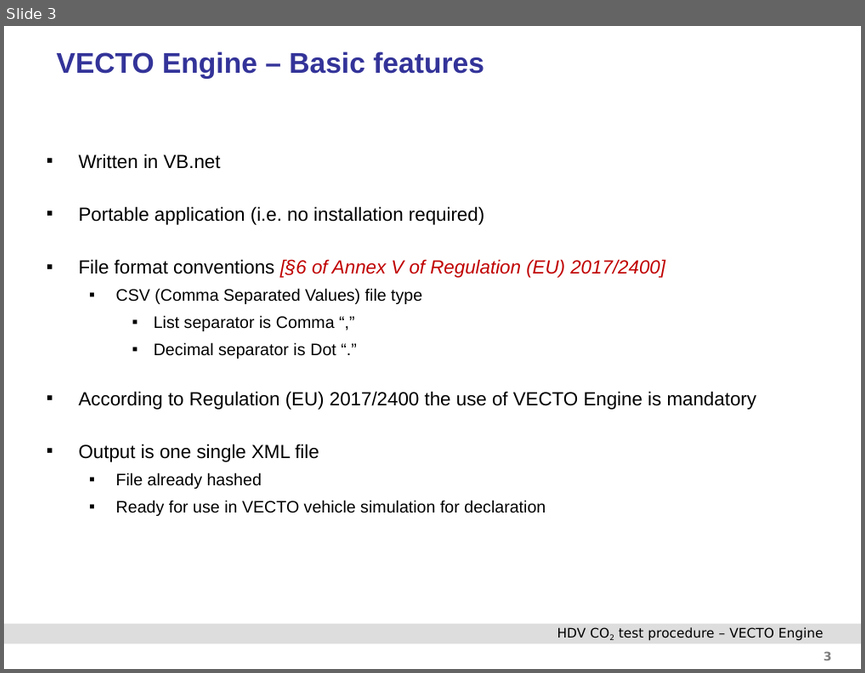
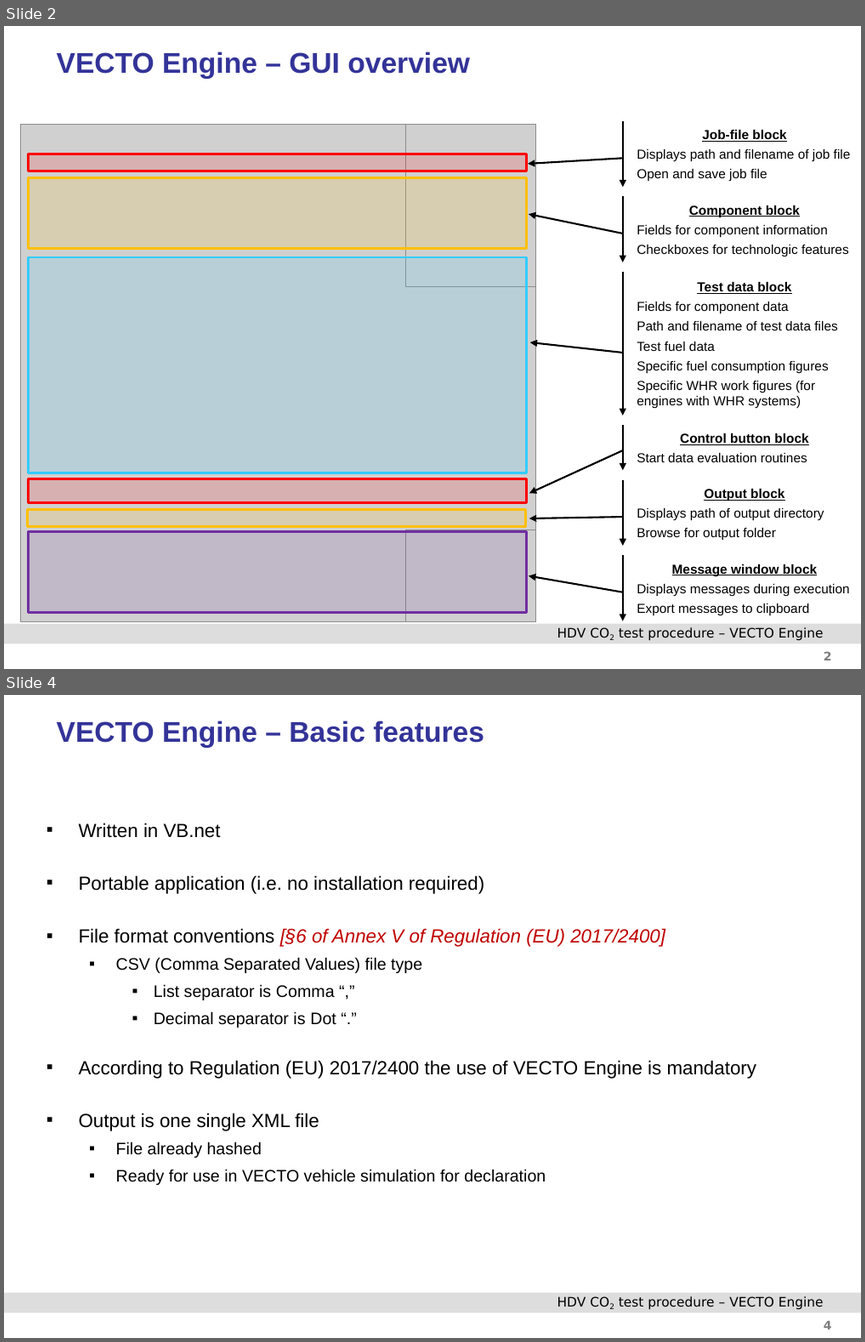
Before and after one commit to NSEE/VECTO_ENGINE_BR, a slide deck: Documentation/TUG_VECTO_Engine_Manual.pptx. Shown one above the other, each under a label of ours: slide 3 before the commit, slides 2 and 4 after it; the slides between them are not shown. The pictures are 865x673 and 865x1342 pixels, drawn with LibreOffice and Linux fonts; fonts in the diff are those of the drawing; grey boxes stand for pictures; background and template pictures are left out. Boxes give left, top, right and bottom in pixels: in the first picture for what was removed or moved away, otherwise in the second. Text is boxed around its words. In the diff, an @@ line names an element or a change of style, - is before the commit and + after.

Commit message:
Update of user manual Update of demo data Bugfix for handling of exceptions during reading of map file

```diff
--- a/Documentation/TUG_VECTO_Engine_Manual.pptx
+++ b/Documentation/TUG_VECTO_Engine_Manual.pptx
@@ slide 2 added at (4, 26, 861, 669), background #FFFFFF; not listed: 3 template elements that a slide beside it also shows @@
@@ title added at (57, 52, 470, 79), 24 pt, text #333399, bold @@
+VECTO Engine – GUI overview
@@ picture added at (21, 125, 536, 622) @@
@@ picture added at (406, 125, 536, 286) @@
@@ accent callout added at (628, 121, 861, 188), outline #000000 1.5 pt, 11 pt, text #000000 @@
+Job-file block
+Displays path and filename of job file
+Open and save job file
@@ rectangle added at (28, 154, 526, 170), fill #FF0000 at 15% opacity, outline #FF0000 2 pt @@
@@ rectangle added at (28, 177, 526, 249), fill #FFC000 at 15% opacity, outline #FFC000 2 pt @@
@@ accent callout added at (628, 197, 861, 262), outline #000000 1.5 pt, 11 pt, text #000000 @@
+Component block
+Fields for component information
+Checkboxes for technologic features
@@ rectangle added at (28, 257, 526, 473), fill #33CCFF at 15% opacity, outline #33CCFF 2 pt @@
@@ accent callout added at (628, 272, 861, 415), outline #000000 1.5 pt, 11 pt, text #000000 @@
+Test data block
+Fields for component data
+Path and filename of test data files
+Test fuel data
+Specific fuel consumption figures
+Specific WHR work figures (for engines with WHR systems)
@@ accent callout added at (628, 425, 861, 470), outline #000000 1.5 pt, 11 pt, text #000000 @@
+Control button block
+Start data evaluation routines
@@ rectangle added at (28, 478, 526, 502), fill #FF0000 at 15% opacity, outline #FF0000 2 pt @@
@@ accent callout added at (628, 479, 861, 545), outline #000000 1.5 pt, 11 pt, text #000000 @@
+Output block
+Displays path of output directory
+Browse for output folder
@@ rectangle added at (27, 510, 525, 527), fill #FFC000 at 15% opacity, outline #FFC000 2 pt @@
@@ rectangle added at (28, 531, 526, 611), fill #7030A0 at 15% opacity, outline #7030A0 2 pt @@
@@ picture added at (406, 530, 536, 623) @@
@@ accent callout added at (628, 555, 861, 621), outline #000000 1.5 pt, 11 pt, text #000000 @@
+Message window block
+Displays messages during execution
+Export messages to clipboard
@@ what was slide 3 is now slide 4 @@
@@ page number at (823, 1321, 832, 1329): text changed @@
-3
+4
```
Also in this commit, not shown: 4 slides changed, 1 other slide added, 4 slides removed, 12 other files.
